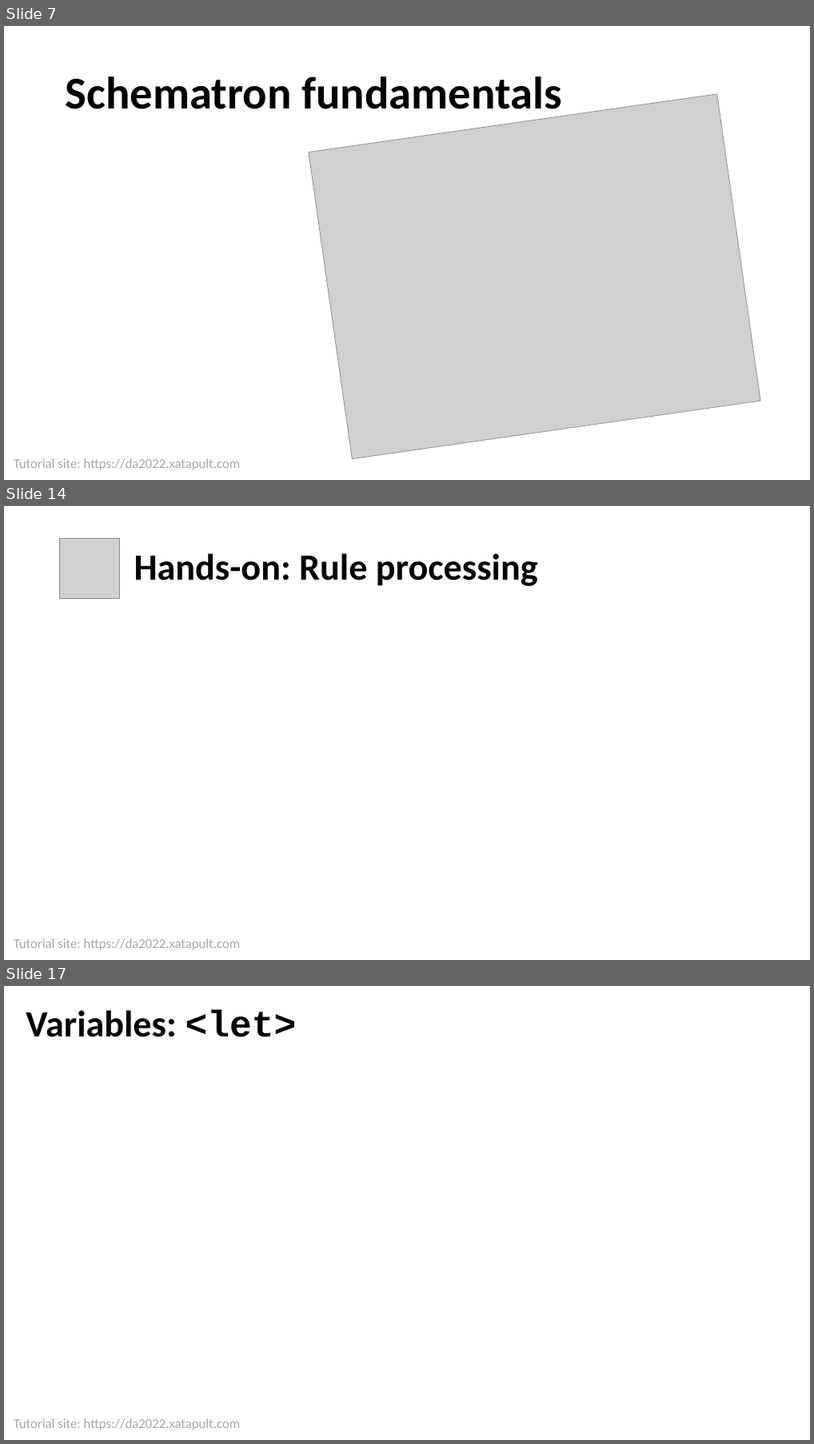
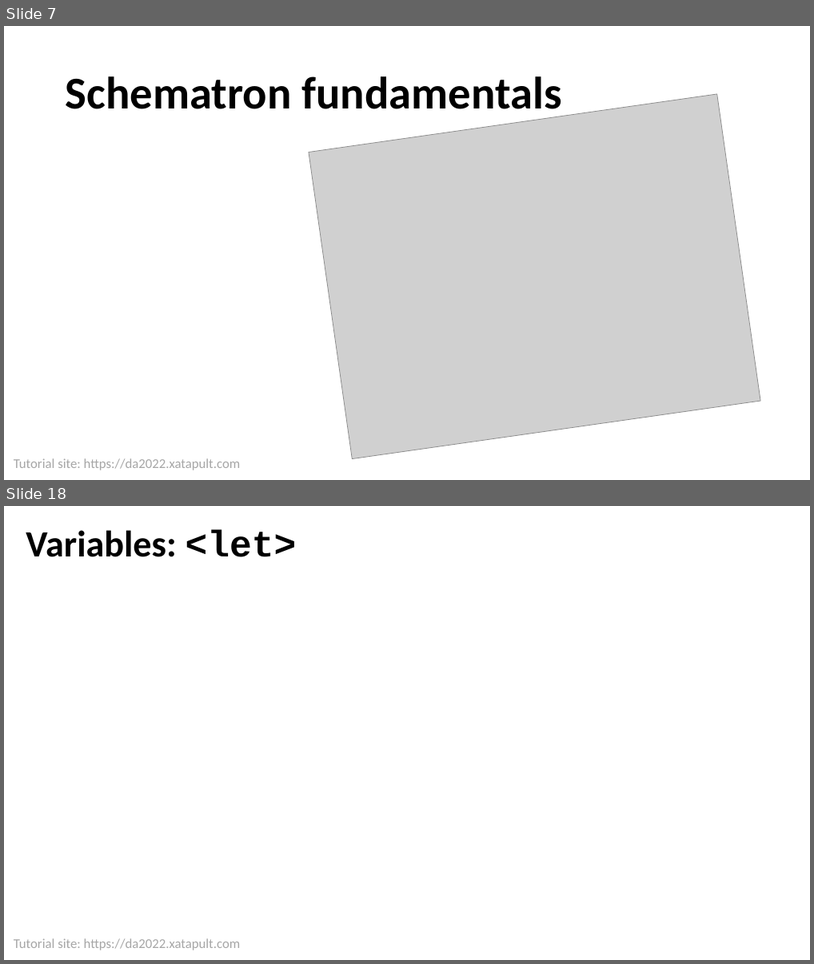
Before and after one commit to xatapult/da-2022-schematron, a slide deck: presentation/Schematron Tutorial DA 2022.pptx. Shown one above the other, each under a label of ours: slides 7, 14 and 17 before the commit, slides 7 and 18 after it; the slides between them are not shown. The pictures are 814x1444 and 814x964 pixels, drawn with LibreOffice and Linux fonts; fonts in the diff are those of the drawing; grey boxes stand for pictures; background and template pictures are left out. Boxes give left, top, right and bottom in pixels: in the first picture for what was removed or moved away, otherwise in the second. Text is boxed around its words. In the diff, an @@ line names an element or a change of style, - is before the commit and + after.

```diff
--- a/presentation/Schematron Tutorial DA 2022.pptx
+++ b/presentation/Schematron Tutorial DA 2022.pptx
@@ slide 14 removed at (4,506,810,960), background #FFFFFF; not listed: 1 template element that a slide beside it also shows @@
@@ picture removed at (60,538,120,599) @@
@@ title removed at (134,553,538,586) @@
-Hands-on: Rule processing
@@ what was slide 17 is now slide 18 @@
```
Also in this commit, not shown: 7 slides changed, 3 slides added, 1 other slide removed, 20 other files.
